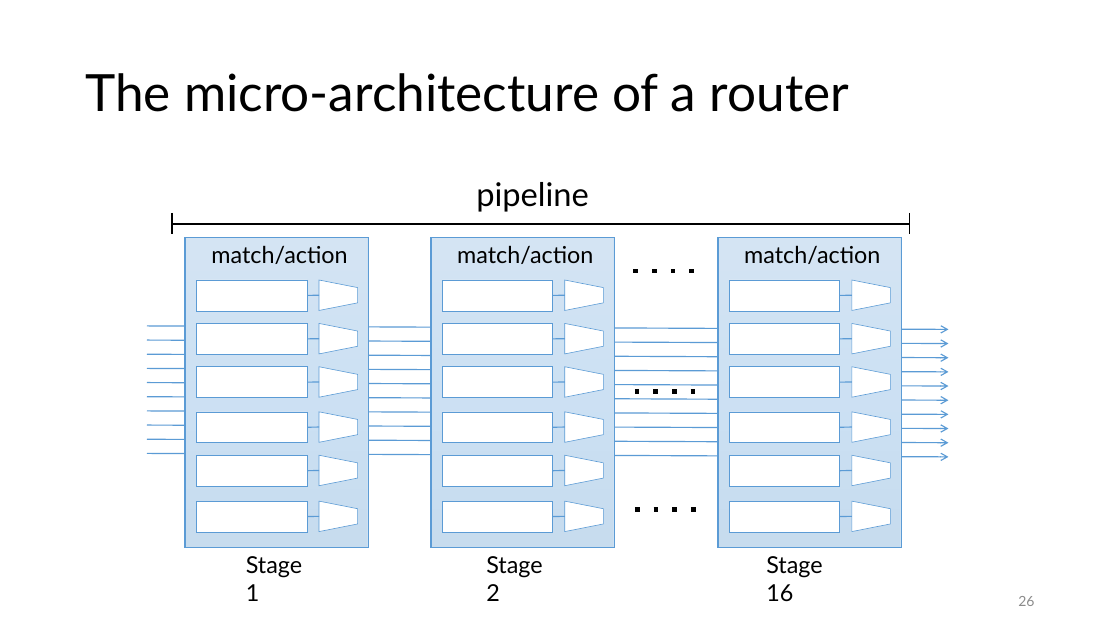
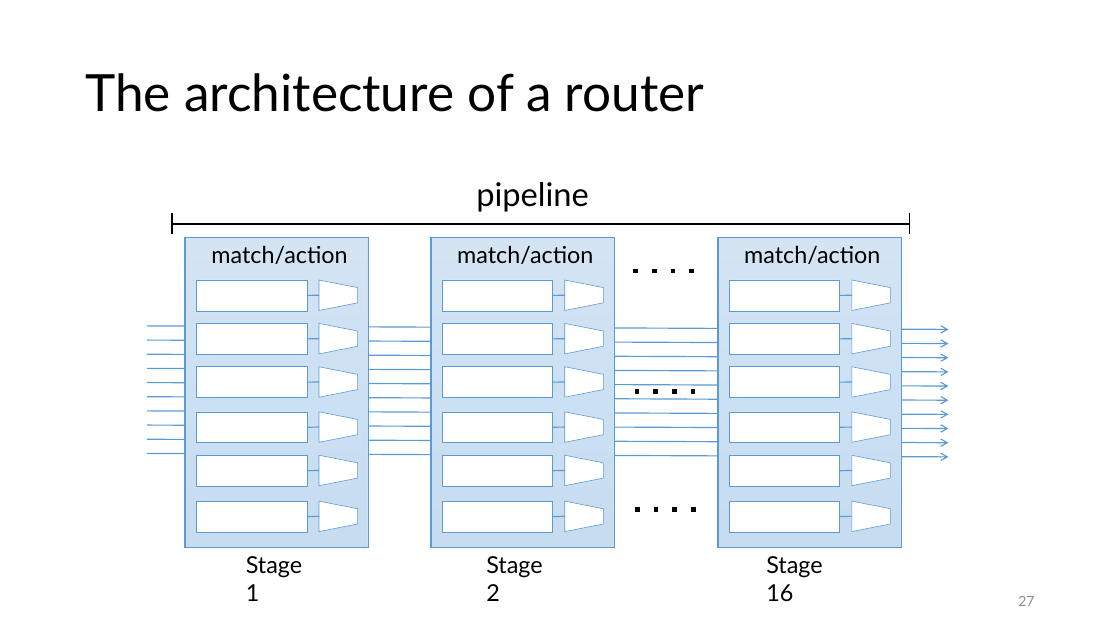
Before and after one commit to anirudhSK/pifo-domino-marple-ppts, a slide deck: slide 27 of combined_domino_pifo.pptx (slide 26 before the commit). Drawn at 1120x630 pixels with LibreOffice and Linux fonts; fonts in the diff are those of the drawing. Boxes give left, top, right and bottom in pixels: in the first picture for what was removed or moved away, otherwise in the second. Text is boxed around its words. In the diff, an @@ line names an element or a change of style, - is before the commit and + after.

```diff
--- a/combined_domino_pifo.pptx
+++ b/combined_domino_pifo.pptx
@@ title at [85, 73, 704, 112]: text changed @@
-The micro-architecture of a router
+The architecture of a router
@@ page number at [1018, 596, 1034, 606]: text changed @@
-26
+27
```
Also in this commit, not shown: 12 other slides changed, 1 slide added.
